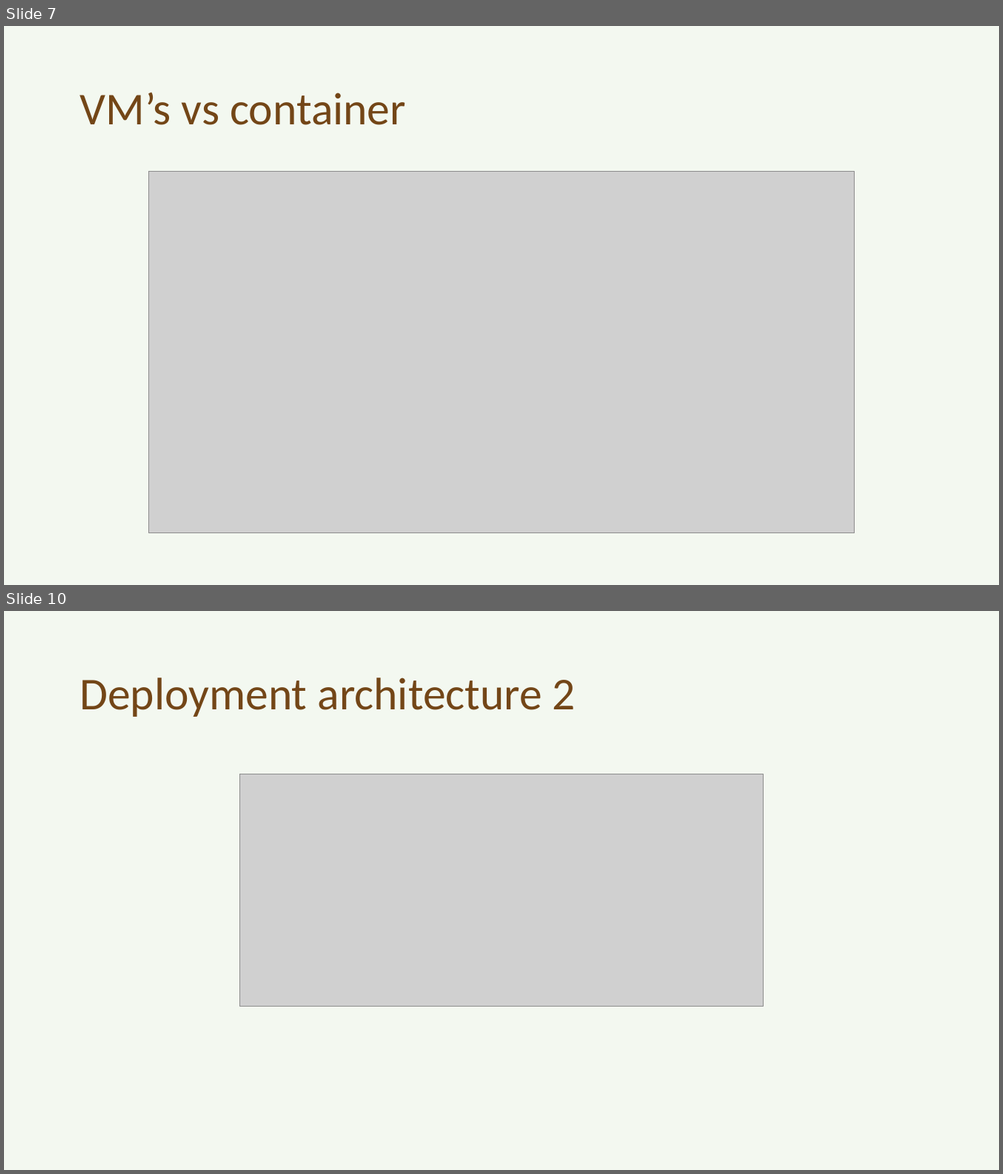
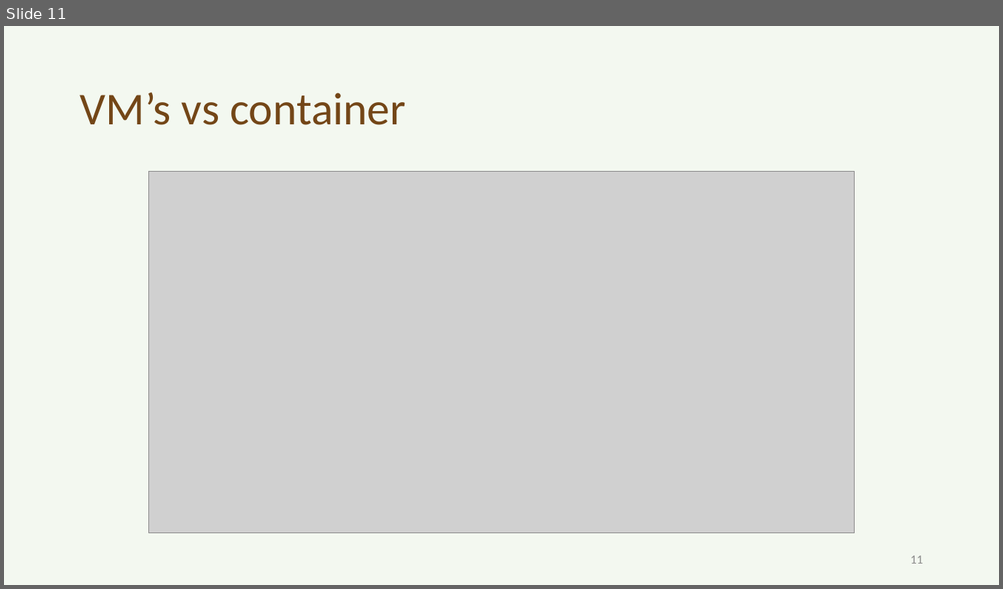
Before and after one commit to Arnonator/thesisDocs, a slide deck: Presentaties/tussentijdse_presentatie_arno_willaert_POGING_TWEE.pptx. Shown one above the other, each under a label of ours: slides 7 and 10 before the commit, slide 11 after it; the slides between them are not shown. The pictures are 1003x1174 and 1003x589 pixels, drawn with LibreOffice and Linux fonts; fonts in the diff are those of the drawing; grey boxes stand for pictures. Boxes give left, top, right and bottom in pixels: in the first picture for what was removed or moved away, otherwise in the second. Text is boxed around its words. In the diff, an @@ line names an element or a change of style, - is before the commit and + after.

```diff
--- a/Presentaties/tussentijdse_presentatie_arno_willaert_POGING_TWEE.pptx
+++ b/Presentaties/tussentijdse_presentatie_arno_willaert_POGING_TWEE.pptx
@@ slide 10 removed at (x1=4, y1=611, x2=999, y2=1170), background #70AD47 at 8% opacity @@
@@ title removed at (x1=79, y1=678, x2=575, y2=717) @@
-Deployment architecture 2
@@ picture removed at (x1=240, y1=775, x2=762, y2=1007) @@
@@ what was slide 7 is now slide 11 @@
@@ slide 11 changed as well @@
@@ page number added at (x1=910, y1=556, x2=922, y2=564), 12 pt, text #8C8C8C @@
+11
```
Also in this commit, not shown: 9 other slides changed, 13 slides added, 2 other slides removed, 7 other files.
